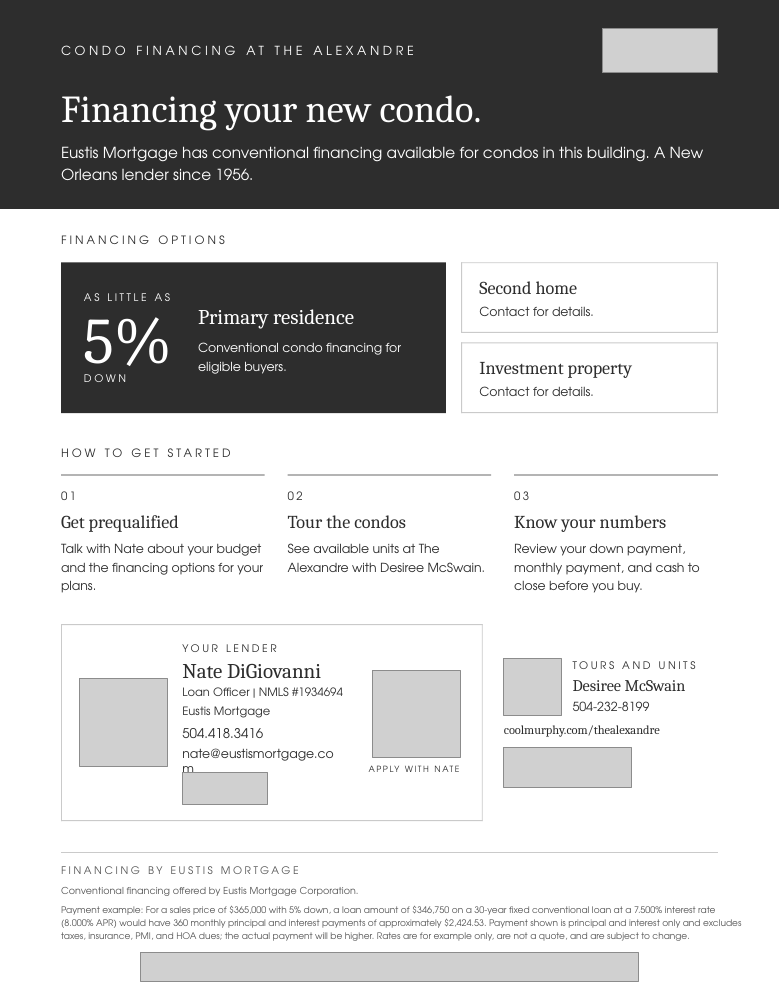
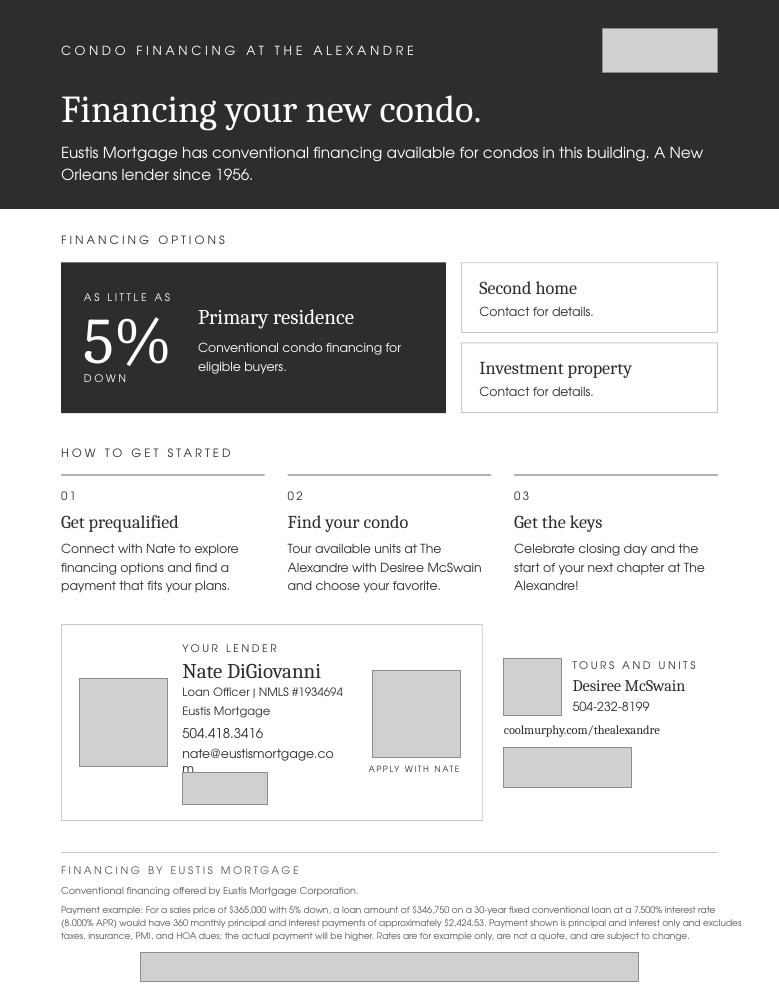
Before and after one commit to Heatherg19/test, a slide deck: slide 2 of alx/The-Alexandre-Flyer-2-Page.pptx. Drawn at 779x1008 pixels with LibreOffice and Linux fonts; fonts in the diff are those of the drawing; grey boxes stand for pictures. Boxes give left, top, right and bottom in pixels: in the first picture for what was removed or moved away, otherwise in the second. Text is boxed around its words. In the diff, an @@ line names an element or a change of style, - is before the commit and + after.

```diff
--- a/alx/The-Alexandre-Flyer-2-Page.pptx
+++ b/alx/The-Alexandre-Flyer-2-Page.pptx
@@ text at (288,515,409,532): text changed @@
-Tour the condos
+Find your condo
@@ text at (514,515,603,532): text changed @@
-Know your numbers
+Get the keys
@@ text at (61,543,239,593): text changed @@
-Talk with Nate about your budget and the financing options for your plans.
+Connect with Nate to explore financing options and find a payment that fits your plans.
@@ text at (288,543,482,593): text changed @@
-See available units at The Alexandre with Desiree McSwain.
+Tour available units at The Alexandre with Desiree McSwain and choose your favorite.
@@ text at (514,543,705,575): text changed @@
-Review your down payment, monthly payment, and cash to close before you buy.
+Celebrate closing day and the start of your next chapter at The Alexandre!
```
